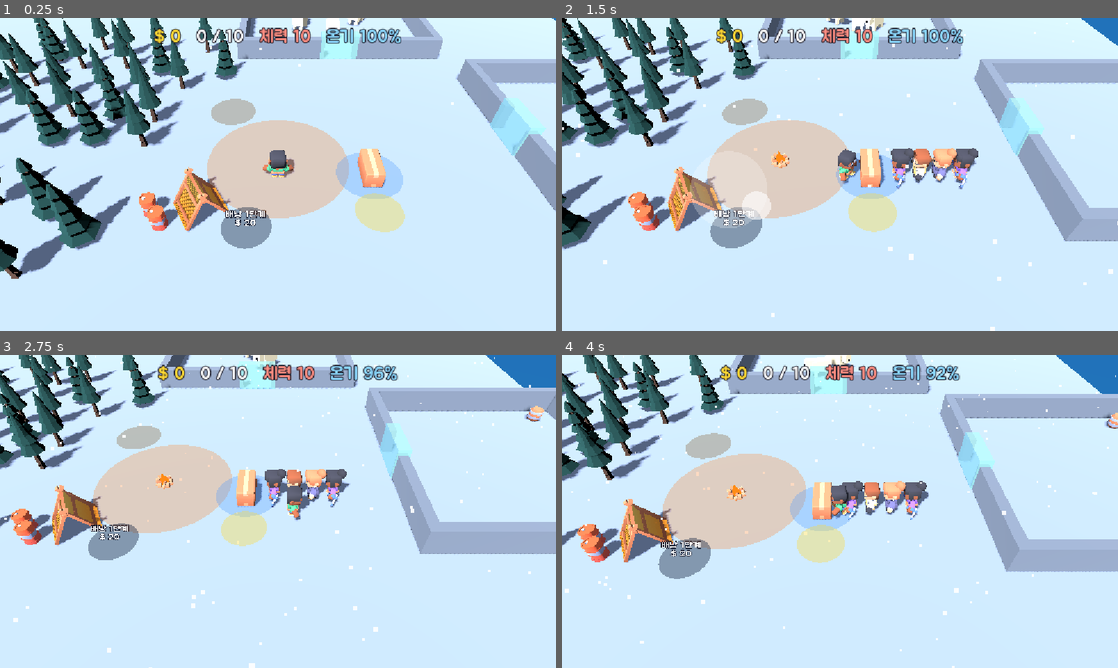
Above: before the commit, frames 1-4 (two rows, left to right).
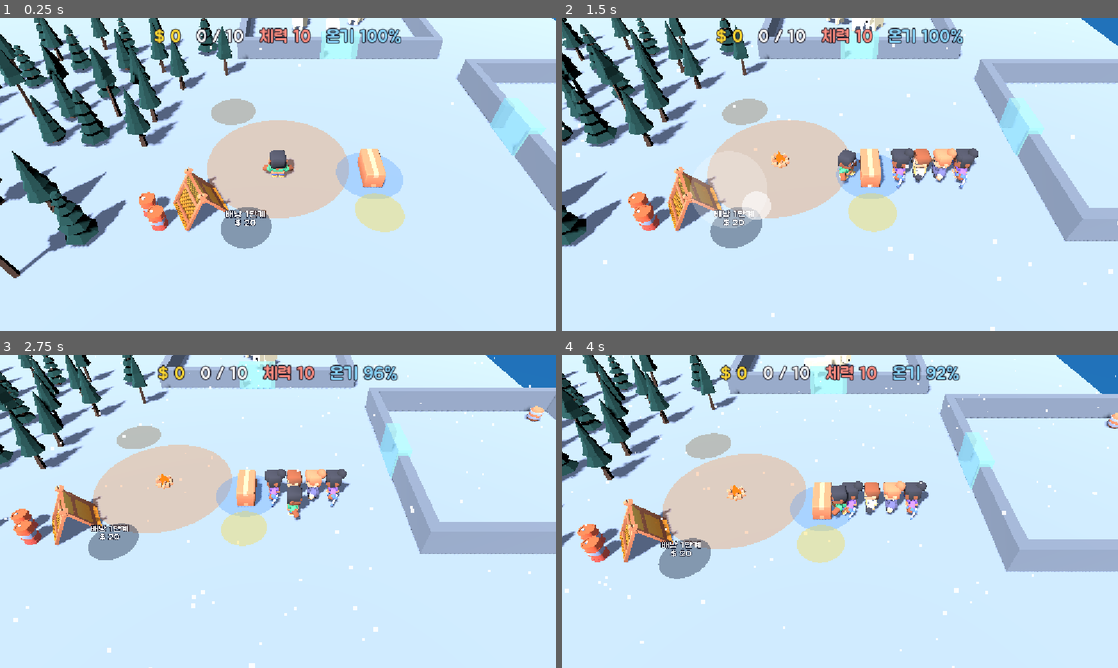
Above: after the commit, the same moments.

Repository: kimpro4214/FrostCamp
Game: Godot game, scene res://frost_camp/scenes/main.tscn
Same seed, same stepped clock (60 frames per second), same inputs: the game is played once before the commit and once after it.
Inputs (mouse positions are in pixels of both pictures, inside the frame that each line leads up to):
- Up to frame 1 (0.25 s): no input
- Up to frame 2 (1.5 s): move the mouse to (962, 158) at 0.52 s; hold D 0.53-1.25 s; click (962, 158) at 0.67 s; drag from (728, 190) to (812, 237) at 1.27 s
- Up to frame 3 (2.75 s): move the mouse to (333, 442) at 2.02 s; hold D from 2.03 s (still down)
- Up to frame 4 (4 s): release D at 2.75 s; drag from (812, 574) to (673, 464) at 2.77 s; move the mouse to (1006, 558) at 3.52 s; hold A from 3.53 s (still down)

The runs differ from the first frame. In frame 1, 6.3% of the frame differs, in the area x 0-45%, y 0-84%; in frame 2, 3.5%; in frame 3, 1.9%; in frame 4, 2.3%.

Commit message:
feat: 프로스트 캠프 나무·곰 타격감 강화(파편, 숫자, 흔들림)

Diff:
--- a/frost_camp/scenes/bear_view.gd
+++ b/frost_camp/scenes/bear_view.gd
@@ -1,8 +1,12 @@
 extends Node3D
 ## 북극곰 한 마리의 겉모습. sim이 움직인 위치를 따라가고, 맞으면 흔들리고, 체력바를 띄운다.
 
+const Juice := preload("res://frost_camp/scenes/juice.gd")
+const FUR_COLOR := Color(0.96, 0.93, 0.85)
+
 var sim: FrostSim
 var index: int
+var _fur: CPUParticles3D
 
 @onready var _body: Node3D = $Body
 @onready var _hp_bar: Node3D = $HpBar
@@ -12,6 +16,8 @@
 func setup(frost_sim: FrostSim, bear_index: int) -> void:
 	sim = frost_sim
 	index = bear_index
+	_fur = Juice.make_burst(self, FUR_COLOR, 8, 0.14)
+	_fur.position.y = 0.9
 	sim.bear_hit.connect(_on_bear_hit)
 	_sync(true)
 
@@ -32,9 +38,11 @@
 	_hp_fill.scale.x = maxf(float(bear.hp) / bear.max_hp, 0.001)
 
 
-func _on_bear_hit(hit_index: int) -> void:
+func _on_bear_hit(hit_index: int, _agent: SimAgent) -> void:
 	if hit_index != index:
 		return
+	_fur.restart()
+	Juice.float_text(self, global_position + Vector3(0.0, 2.0, 0.0), "-%d" % sim.stats.harpoon_damage, Color(1.0, 0.45, 0.4))
 	var tween := create_tween()
 	tween.tween_property(_body, "scale", Vector3(1.15, 0.85, 1.15), 0.05)
 	tween.tween_property(_body, "scale", Vector3.ONE, 0.12)
--- a/frost_camp/scenes/juice.gd
+++ b/frost_camp/scenes/juice.gd
@@ -7,3 +7,50 @@
 	node.scale = squash
 	node.create_tween().tween_property(node, "scale", Vector3.ONE, duration) \
 		.set_trans(Tween.TRANS_BACK).set_ease(Tween.EASE_OUT)
+
+
+## 머리 위로 떠올랐다 사라지는 글자(데미지 숫자, 얻은 개수 등).
+static func float_text(parent: Node, at: Vector3, text: String, color := Color.WHITE, size := 64) -> void:
+	var label := Label3D.new()
+	label.text = text
+	label.modulate = color
+	label.outline_modulate = Color(0.1, 0.1, 0.15)
+	label.font_size = size
+	label.outline_size = 12
+	label.pixel_size = 0.01
+	label.billboard = BaseMaterial3D.BILLBOARD_ENABLED
+	label.no_depth_test = true
+	parent.add_child(label)
+	label.global_position = at + Vector3(randf_range(-0.25, 0.25), 0.0, 0.0)
+	label.scale = Vector3.ONE * 0.6
+	var tween := label.create_tween().set_parallel()
+	tween.tween_property(label, "scale", Vector3.ONE, 0.12).set_trans(Tween.TRANS_BACK).set_ease(Tween.EASE_OUT)
+	tween.tween_property(label, "global_position:y", at.y + 1.0, 0.6).set_ease(Tween.EASE_OUT).set_trans(Tween.TRANS_QUAD)
+	tween.tween_property(label, "modulate:a", 0.0, 0.25).set_delay(0.35)
+	tween.chain().tween_callback(label.queue_free)
+
+
+## 한 번 터지는 파편 입자를 만든다. restart()로 다시 터뜨린다.
+static func make_burst(parent: Node3D, color: Color, amount := 10, size := 0.12) -> CPUParticles3D:
+	var burst := CPUParticles3D.new()
+	var mesh := BoxMesh.new()
+	mesh.size = Vector3.ONE * size
+	var material := StandardMaterial3D.new()
+	material.albedo_color = color
+	mesh.material = material
+	burst.mesh = mesh
+	burst.emitting = false
+	burst.one_shot = true
+	burst.explosiveness = 1.0
+	burst.amount = amount
+	burst.lifetime = 0.6
+	burst.direction = Vector3.UP
+	burst.spread = 70.0
+	burst.initial_velocity_min = 2.5
+	burst.initial_velocity_max = 4.5
+	burst.angular_velocity_min = -360.0
+	burst.angular_velocity_max = 360.0
+	burst.scale_amount_min = 0.6
+	burst.scale_amount_max = 1.2
+	parent.add_child(burst)
+	return burst
--- a/frost_camp/scenes/main.gd
+++ b/frost_camp/scenes/main.gd
@@ -59,6 +59,8 @@
 	sim.worker_hired.connect(_on_worker_hired)
 	sim.zone_purchased.connect(_on_zone_purchased)
 	sim.game_won.connect(_on_game_won)
+	sim.tree_hit.connect(_on_hit)
+	sim.bear_hit.connect(_on_hit)
 	sim.tree_felled.connect(_on_tree_felled)
 	sim.bear_killed.connect(_on_bear_killed)
 	sim.cash_collected.connect(_on_cash_collected)
@@ -94,14 +96,22 @@
 	Juice.pop(worker.get_node("Pivot"), Vector3(0.2, 1.6, 0.2), 0.4)
 
 
-func _on_tree_felled(_index: int) -> void:
-	_camera.add_trauma(0.35)
-	_hit_stop(0.05)
+## 플레이어가 친 한 방마다 화면을 살짝 흔들고 아주 짧게 멈춘다. 일꾼이 친 것은 흔들지 않는다.
+func _on_hit(_index: int, agent: SimAgent) -> void:
+	if agent == sim.player:
+		_camera.add_trauma(0.12)
+		_hit_stop(0.03)
 
 
-func _on_bear_killed(_index: int) -> void:
-	_camera.add_trauma(0.6)
-	_hit_stop(0.1)
+func _on_tree_felled(_index: int, agent: SimAgent) -> void:
+	if agent == sim.player:
+		_camera.add_trauma(0.45)
+		_hit_stop(0.07)
+
+
+func _on_bear_killed(_index: int, _agent: SimAgent) -> void:
+	_camera.add_trauma(0.7)
+	_hit_stop(0.12)
 
 
 ## 돈 더미에서 동전이 튀어나와 주운 사람에게 빨려 들어간다.
--- a/frost_camp/scenes/tree_view.gd
+++ b/frost_camp/scenes/tree_view.gd
@@ -1,17 +1,27 @@
 extends Node3D
-## 나무 한 그루의 겉모습. 맞으면 흔들리고, 쓰러지면 넘어간 뒤 그루터기만 남고, 다시 자라면 솟아오른다.
+## 나무 한 그루의 겉모습. 맞으면 맞은 반대쪽으로 휘청이며 파편과 데미지 숫자가 튀고,
+## 쓰러지면 때린 반대쪽으로 넘어간 뒤 그루터기만 남고, 다시 자라면 솟아오른다.
 
 const Juice := preload("res://frost_camp/scenes/juice.gd")
 const MODELS := [
 	preload("res://frost_camp/assets/models/nature/tree_pineDefaultA.glb"),
 	preload("res://frost_camp/assets/models/nature/tree_pineRoundA.glb"),
 	preload("res://frost_camp/assets/models/nature/tree_pineDefaultB.glb"),
+	preload("res://frost_camp/assets/models/nature/tree_pineRoundB.glb"),
+	preload("res://frost_camp/assets/models/nature/tree_pineTallA.glb"),
+	preload("res://frost_camp/assets/models/nature/tree_pineRoundC.glb"),
+	preload("res://frost_camp/assets/models/nature/tree_pineTallB.glb"),
 ]
 const MODEL_SCALE := 2.6
+const CHIP_COLOR := Color(0.55, 0.36, 0.2)
+const SNOW_COLOR := Color(0.92, 0.95, 1.0)
+const HIT_TILT := 0.22
 
 var sim: FrostSim
 var index: int
 var _standing := true
+var _chips: CPUParticles3D
+var _snow: CPUParticles3D
 
 @onready var _crown: Node3D = $Crown
 @onready var _stump: Node3D = $Stump
@@ -24,7 +34,13 @@
 	position = Vector3(tree.pos.x, 0.0, tree.pos.y)
 	var model: Node3D = MODELS[index % MODELS.size()].instantiate()
 	model.scale = Vector3.ONE * MODEL_SCALE
+	model.rotation.y = index * 1.3  # 같은 모델도 돌려 놓아 숲이 덜 반복돼 보이게
 	_crown.add_child(model)
+	_chips = Juice.make_burst(self, CHIP_COLOR, 10)
+	_chips.position.y = 0.7
+	_snow = Juice.make_burst(self, SNOW_COLOR, 8, 0.18)
+	_snow.position.y = 2.2
+	_snow.initial_velocity_max = 2.0
 	sim.tree_hit.connect(_on_tree_hit)
 	sim.tree_felled.connect(_on_tree_felled)
 
@@ -32,24 +48,47 @@
 func _process(_delta: float) -> void:
 	var standing := sim.trees[index].is_standing()
 	if standing and not _standing:
-		_crown.rotation = Vector3.ZERO
+		_crown.quaternion = Quaternion.IDENTITY
 		_crown.visible = true
 		Juice.pop(_crown, Vector3(0.3, 0.3, 0.3), 0.4)
 	_standing = standing
 	_stump.visible = not standing
 
 
-func _on_tree_hit(hit_index: int) -> void:
+## 때린 쪽에서 나무로 향하는 방향을 축으로 바꾼다(그 방향으로 기울어지는 회전축).
+func _away_axis(agent: SimAgent) -> Vector3:
+	var dir := sim.trees[index].pos - agent.pos
+	if dir.length() < 0.01:
+		dir = Vector2(0, -1)
+	dir = dir.normalized()
+	return Vector3(dir.y, 0.0, -dir.x)
+
+
+func _on_tree_hit(hit_index: int, agent: SimAgent) -> void:
 	if hit_index != index:
 		return
-	var tween := create_tween()
-	tween.tween_property(_crown, "rotation:z", 0.12, 0.05)
-	tween.tween_property(_crown, "rotation:z", 0.0, 0.15)
+	var axis := _away_axis(agent)
+	var tween := create_tween().set_parallel()
+	tween.tween_method(func(a: float) -> void: _crown.quaternion = Quaternion(axis, a), HIT_TILT, 0.0, 0.3) \
+		.set_trans(Tween.TRANS_ELASTIC).set_ease(Tween.EASE_OUT)
+	_crown.scale = Vector3(1.12, 0.88, 1.12)
+	tween.tween_property(_crown, "scale", Vector3.ONE, 0.2).set_trans(Tween.TRANS_BACK).set_ease(Tween.EASE_OUT)
+	_chips.restart()
+	_snow.restart()
+	var damage: int = agent.damage if agent is Worker else sim.stats.axe_damage
+	Juice.float_text(self, global_position + Vector3(0.0, 2.2, 0.0), "-%d" % damage)
 
 
-func _on_tree_felled(felled_index: int) -> void:
+func _on_tree_felled(felled_index: int, agent: SimAgent) -> void:
 	if felled_index != index:
 		return
+	var axis := _away_axis(agent)
 	var tween := create_tween()
-	tween.tween_property(_crown, "rotation:x", -PI / 2.0, 0.35).set_trans(Tween.TRANS_QUAD).set_ease(Tween.EASE_IN)
-	tween.tween_callback(func() -> void: _crown.visible = false)
+	tween.tween_method(func(a: float) -> void: _crown.quaternion = Quaternion(axis, a), 0.0, PI / 2.0, 0.35) \
+		.set_trans(Tween.TRANS_QUAD).set_ease(Tween.EASE_IN)
+	tween.tween_callback(func() -> void:
+		_crown.visible = false
+		_chips.restart()
+		_snow.restart())
+	Juice.float_text(self, global_position + Vector3(0.0, 1.5, 0.0),
+		"+%d" % int(sim.balance.tree.logs_dropped), Color(1.0, 0.85, 0.3), 80)
--- a/frost_camp/sim/frost_sim.gd
+++ b/frost_camp/sim/frost_sim.gd
@@ -3,10 +3,10 @@
 ## Frost Camp 규칙 전체. 이동은 바깥에서 하고, 여기서는 위치를 보고 근접 규칙만 판정한다.
 ## 게임과 봇이 같은 규칙을 쓴다.
 
-signal tree_hit(index: int)
-signal tree_felled(index: int)
-signal bear_hit(index: int)
-signal bear_killed(index: int)
+signal tree_hit(index: int, agent: SimAgent)
+signal tree_felled(index: int, agent: SimAgent)
+signal bear_hit(index: int, agent: SimAgent)
+signal bear_killed(index: int, agent: SimAgent)
 signal zone_purchased(id: String, level: int)
 signal worker_hired(index: int)
 signal cash_collected(stall_index: int, amount: int, agent: SimAgent)
@@ -177,11 +177,11 @@
 	if agent.chop_timer < float(config.hit_interval):
 		return
 	agent.chop_timer = 0.0
-	tree_hit.emit(index)
+	tree_hit.emit(index, agent)
 	if trees[index].hit(damage):
 		for i in int(config.logs_dropped):
 			agent.stack.push("log")
-		tree_felled.emit(index)
+		tree_felled.emit(index, agent)
 
 
 ## 적치장 근처에서 원목을 하나씩 내려놓는다(벌목꾼).
@@ -228,12 +228,12 @@
 	agent.attack_timer += delta
 	if agent.attack_timer >= float(balance.player.harpoon_interval):
 		agent.attack_timer = 0.0
-		bear_hit.emit(index)
+		bear_hit.emit(index, agent)
 		if bear.take_hit(stats.harpoon_damage):
 			for i in int(config.meat_dropped):
 				agent.stack.push("meat")
 			bears_killed += 1
-			bear_killed.emit(index)
+			bear_killed.emit(index, agent)
 			_fighting_bear = -1
 			return
 	bear.attack_timer += delta
